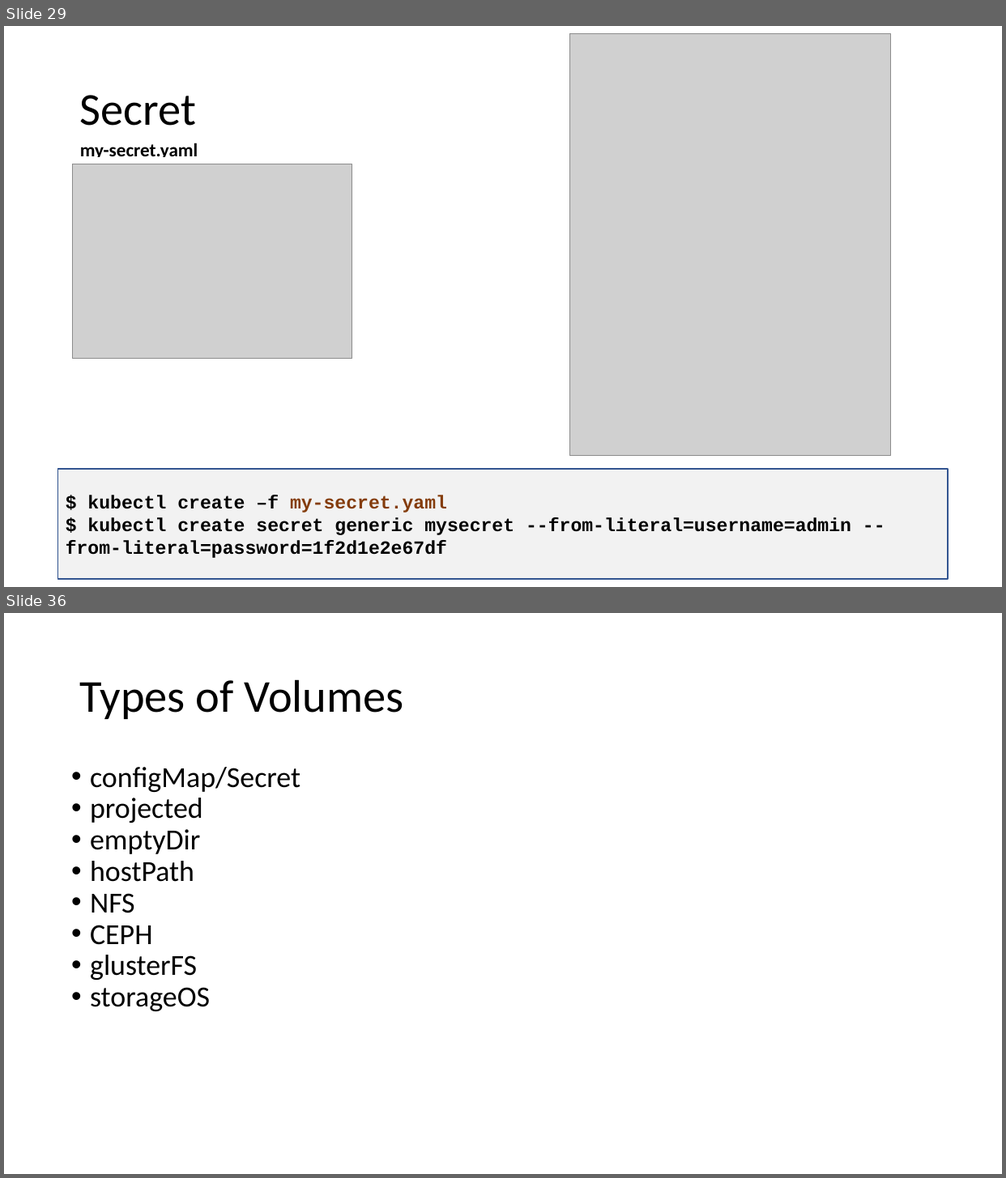
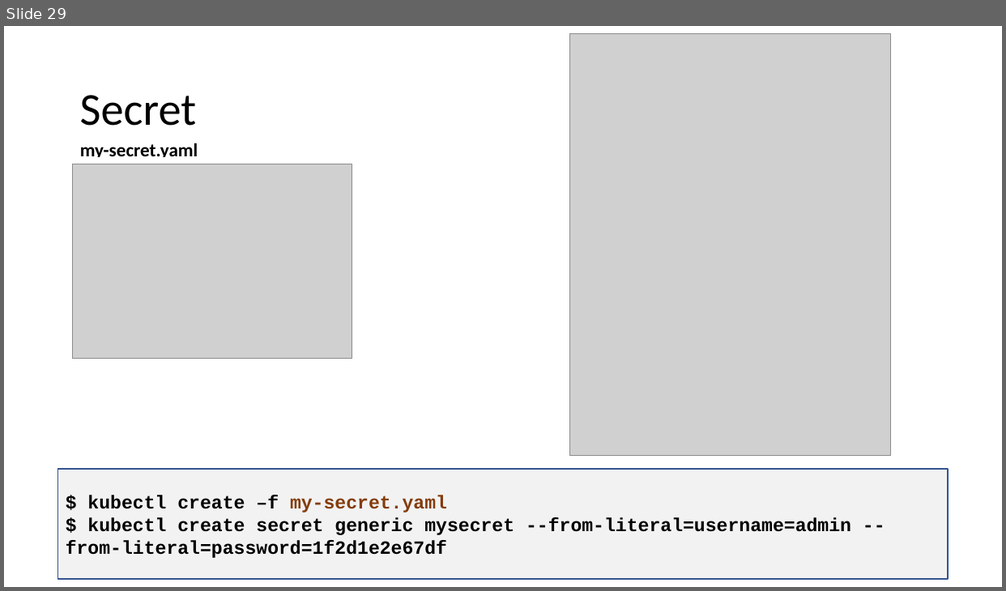
Before and after one commit to eylonmalin/k8s-training, a slide deck: day-3/Using Kubernetes Day 3.pptx. Shown one above the other, each under a label of ours: slides 29 and 36 before the commit, slide 29 after it; the slides between them are not shown. The pictures are 1006x1178 and 1006x591 pixels, drawn with LibreOffice and Linux fonts; fonts in the diff are those of the drawing; grey boxes stand for pictures. Boxes give left, top, right and bottom in pixels: in the first picture for what was removed or moved away, otherwise in the second. Text is boxed around its words. In the diff, an @@ line names an element or a change of style, - is before the commit and + after.

```diff
--- a/day-3/Using Kubernetes Day 3.pptx
+++ b/day-3/Using Kubernetes Day 3.pptx
@@ slide 36 removed at [4,613,1002,1174], background #FFFFFF @@
@@ text removed at [80,679,403,719] @@
-Types of Volumes
@@ text removed at [90,767,300,1012] @@
-• configMap/Secret
-• projected
-• emptyDir
-• hostPath
-• NFS
-• CEPH
-• glusterFS
-• storageOS
```
Also in this commit, not shown: 16 other slides removed, 2 other files.
